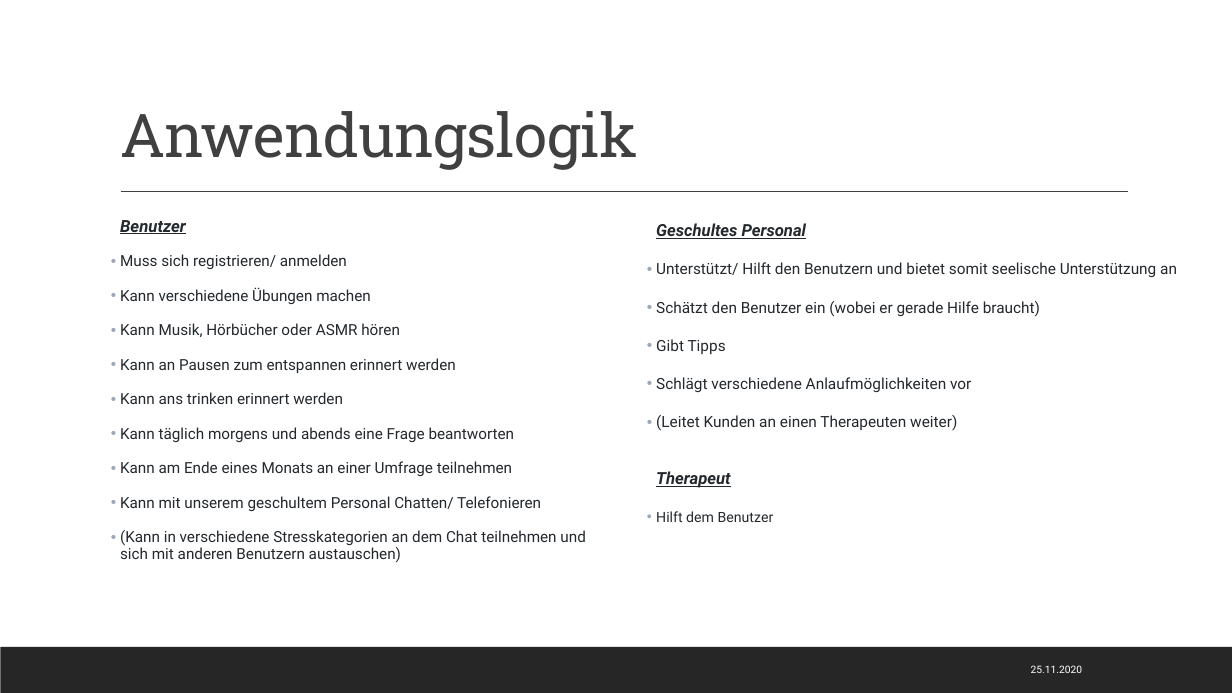
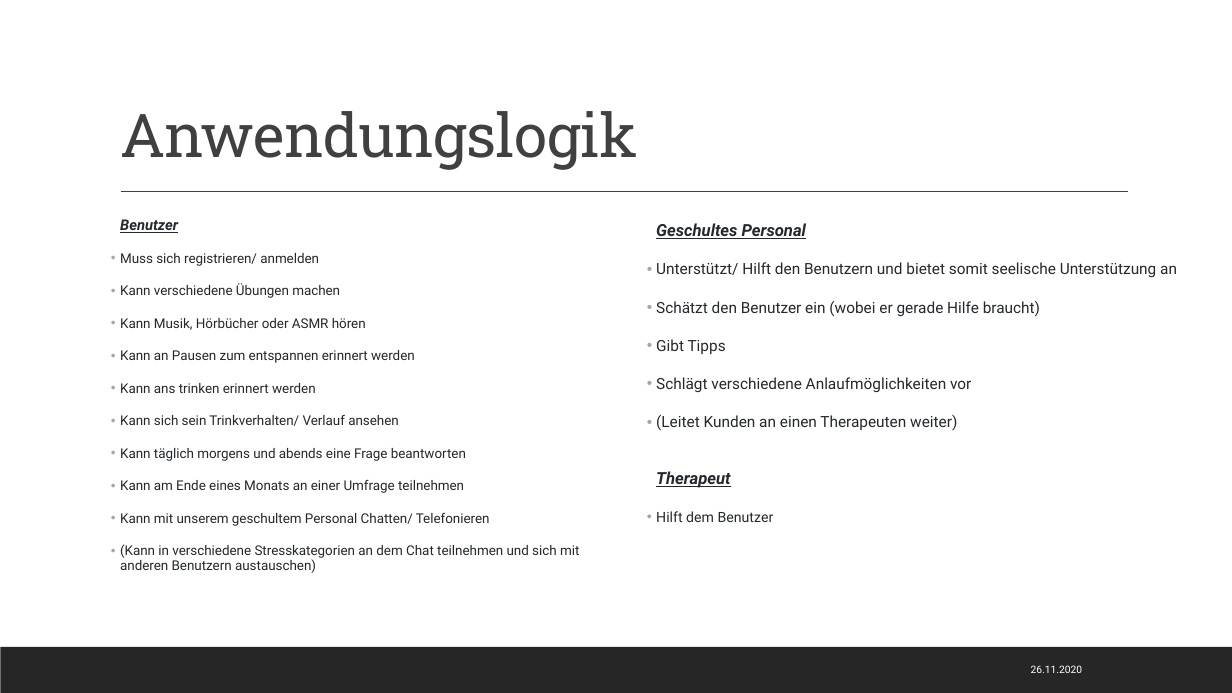
Before and after one commit to Kplacken/EPWS2020SerttasPlackenhohn, a slide deck: slide 9 of Audit 1/WS2020_SerttasPlackenhohn_Audit1.pptx. Drawn at 1232x693 pixels with LibreOffice and Linux fonts; fonts in the diff are those of the drawing. Boxes give left, top, right and bottom in pixels: in the first picture for what was removed or moved away, otherwise in the second. Text is boxed around its words. In the diff, an @@ line names an element or a change of style, - is before the commit and + after.

```diff
--- a/Audit 1/WS2020_SerttasPlackenhohn_Audit1.pptx
+++ b/Audit 1/WS2020_SerttasPlackenhohn_Audit1.pptx
@@ text at [120, 219, 579, 573]: size 13.1 to 11.6 pt in "Benutzer"; size 11.9 to 10.4 pt in "Muss sich registrieren/ anmelden", "Kann verschiedene Übungen machen", "Kann Musik, Hörbücher oder ASMR hören", "Kann an Pausen zum entspannen erinnert werden" and 5 more places @@
@@ text at [120, 415, 399, 426]: paragraph added @@
+• Kann sich sein Trinkverhalten/ Verlauf ansehen
```
Also in this commit, not shown: 14 other slides changed.
